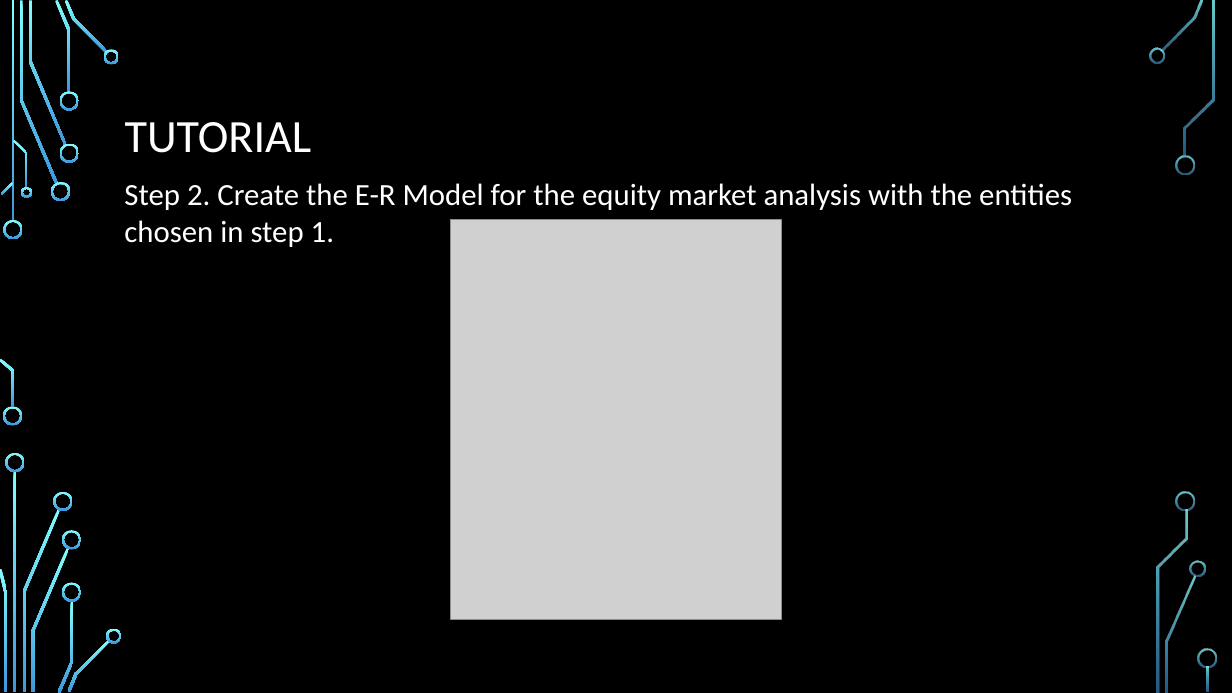
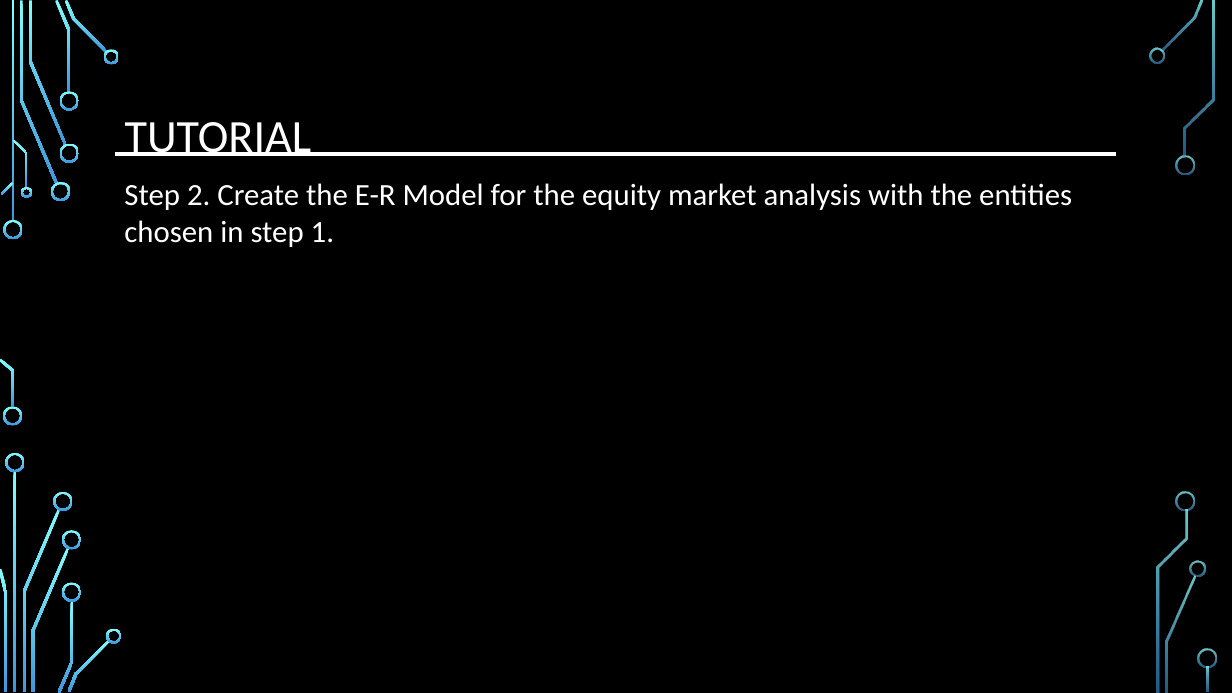
Before and after one commit to djserna/7330-Group-Project, a slide deck: slide 5 of Presentation/MSDS_7330_Group_Project_Presentation.pptx. Drawn at 1232x693 pixels with LibreOffice and Linux fonts; fonts in the diff are those of the drawing; grey boxes stand for pictures; background and template pictures are left out. Boxes give left, top, right and bottom in pixels: in the first picture for what was removed or moved away, otherwise in the second. Text is boxed around its words. In the diff, an @@ line names an element or a change of style, - is before the commit and + after.

```diff
--- a/Presentation/MSDS_7330_Group_Project_Presentation.pptx
+++ b/Presentation/MSDS_7330_Group_Project_Presentation.pptx
@@ line added from (116, 154) to (1116, 154), #FFFFFF 3 pt @@
@@ picture removed at box(451, 220, 782, 619) @@
```
Also in this commit, not shown: 12 other slides changed, 1 slide removed.
